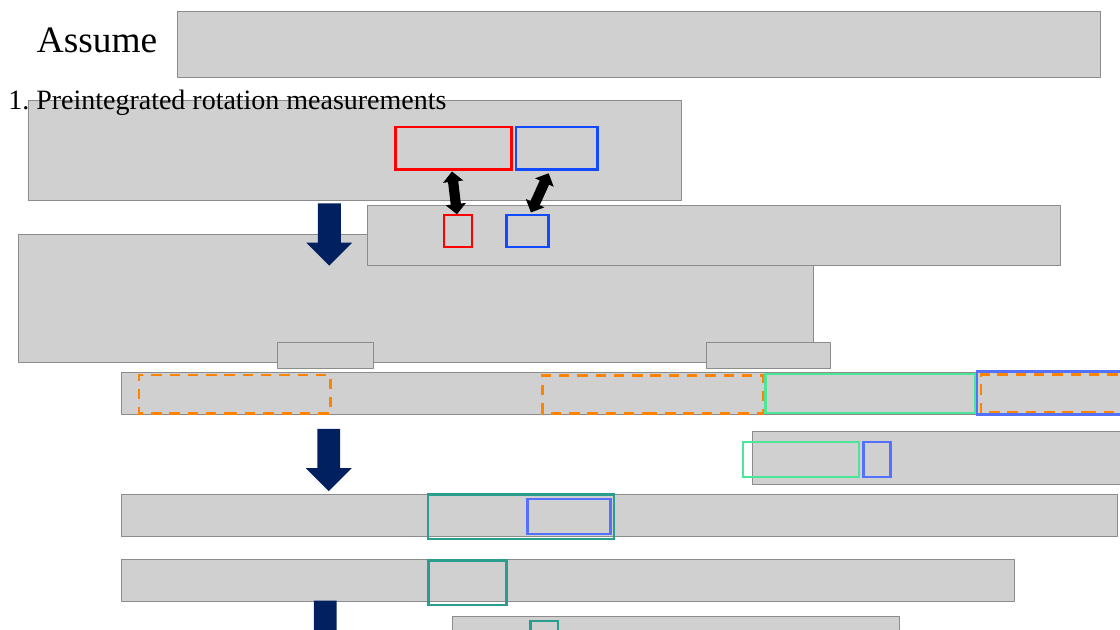
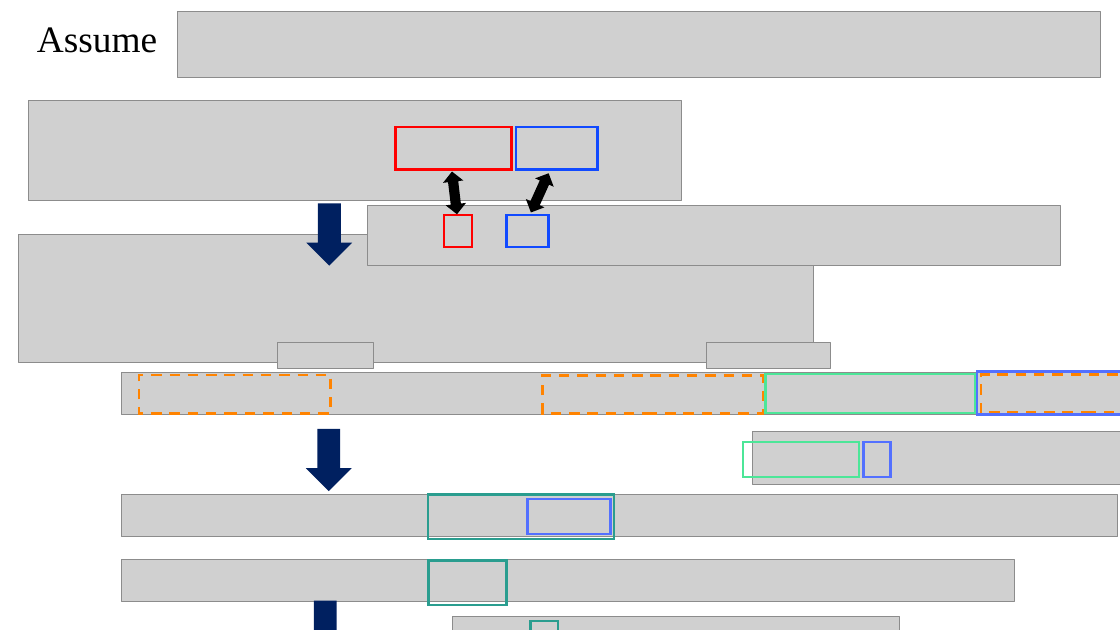
Before and after one commit to LimHyungTae/LimHyungTae.github.io, a slide deck: slide 8 of img/preintegration/preintegration_v2.pptx. Drawn at 1120x630 pixels with LibreOffice and Linux fonts; fonts in the diff are those of the drawing; grey boxes stand for pictures; background and template pictures are left out. Boxes give left, top, right and bottom in pixels: in the first picture for what was removed or moved away, otherwise in the second. Text is boxed around its words. In the diff, an @@ line names an element or a change of style, - is before the commit and + after.

```diff
--- a/img/preintegration/preintegration_v2.pptx
+++ b/img/preintegration/preintegration_v2.pptx
@@ text removed at (x1=8, y1=87, x2=446, y2=114) @@
-1. Preintegrated rotation measurements
```
Also in this commit, not shown: 3 other slides changed, 8 other files.
